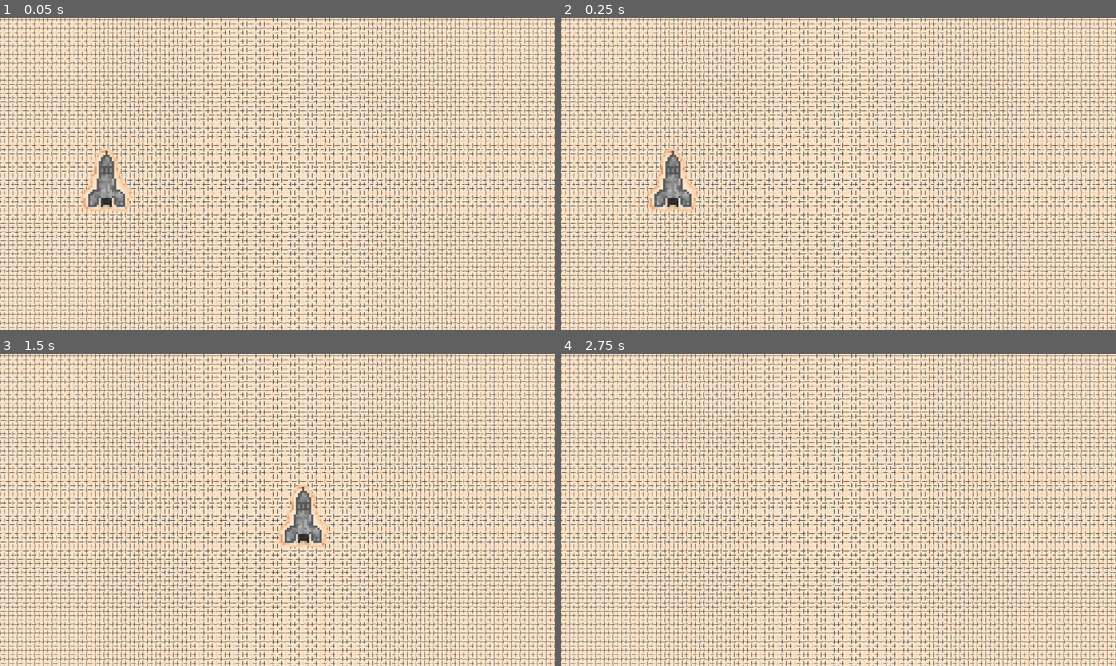
Above: before the commit, frames 1-4 (two rows, left to right).
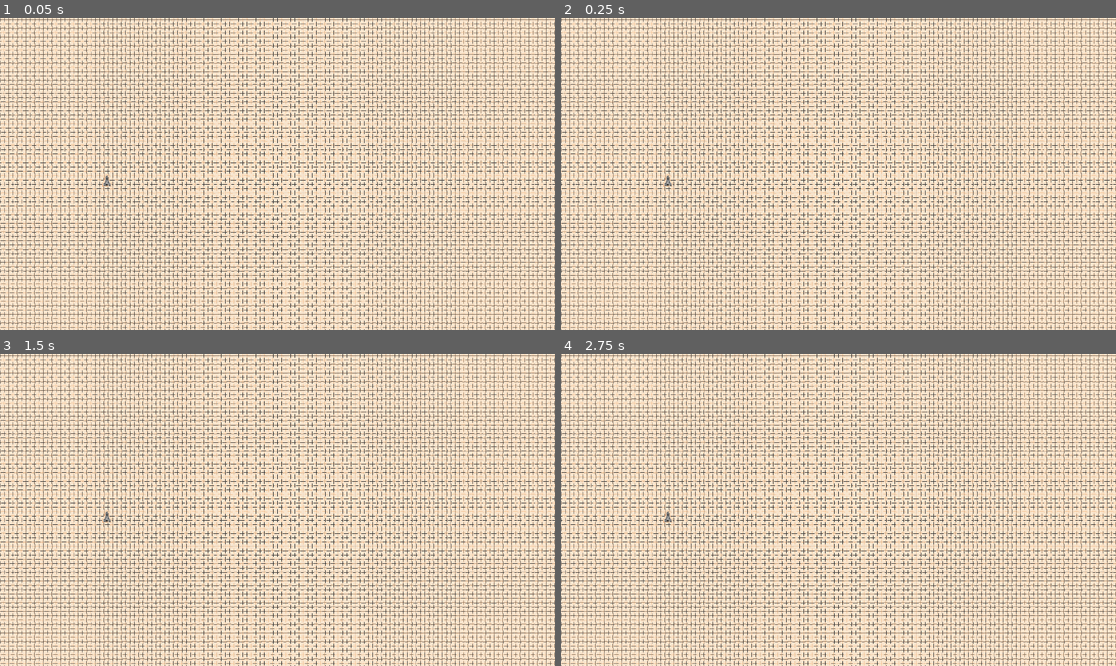
Above: after the commit, the same moments.

Repository: surgura/gamejam_tom_aart_jack_25_11_19
Game: Godot game, scene res://Main.tscn
The game is run twice, just before and just after one commit, with the same random seed, the same clock (stepped at 60 frames per second) and the same inputs.
Inputs:
- Up to frame 1 (0.05 s): no input
- Up to frame 2 (0.25 s): no input
- Up to frame 3 (1.5 s): no input
- Up to frame 4 (2.75 s): no input

The runs differ from the first frame. In frame 1, 1.0% of the frame differs, in the area x 14-24%, y 41-62%; in frame 2, 1.0%; in frame 3, 1.0%, in the area x 18-60%, y 41-62%; in frame 4, less than 0.1%.

Commit message:
gravity works

Diff:
--- a/FloatingObject.gd
+++ b/FloatingObject.gd
@@ -2,17 +2,9 @@
 
 class_name FloatingObject
 
-@export var MASS: float = 1.0
-
-var velocity = Vector2.ZERO
-
-# Called when the node enters the scene tree for the first time.
-func _ready() -> void:
-	pass # Replace with function body.
+var velocity = Vector2(0,0)
 
 
-# Called every frame. 'delta' is the elapsed time since the previous frame.
 func _physics_process(delta) -> void:
-	var gravity_f = Vector2(1.0, 0.0) * 10
-	velocity += gravity_f / MASS
+	velocity += GravitySystem.gravity_at(position) * delta
 	position += velocity * delta
--- /dev/null
+++ b/GravitySource.gd
@@ -0,0 +1,14 @@
+class_name GravitySource
+extends Node
+
+@export var mass := 1.0
+
+var root_position: Vector2:
+	get:
+		return get_parent().global_position
+
+func _enter_tree():
+	GravitySystem.register_source(self)
+
+func _exit_tree():
+	GravitySystem.unregister_source(self)
--- /dev/null
+++ b/GravitySystem.gd
@@ -0,0 +1,18 @@
+# Autoload this as a singleton
+extends Node
+
+@export var GRAVITY_CONSTANT: float = 50000
+
+var sources: Array[GravitySource] = []
+
+func register_source(s):
+	sources.append(s)
+
+func unregister_source(s):
+	sources.erase(s)
+
+func gravity_at(pos: Vector2) -> Vector2:
+	var force := Vector2.ZERO
+	for s in sources:
+		force += GRAVITY_CONSTANT * (s.root_position - pos).normalized() * s.mass / (s.root_position - pos).abs()
+	return force
--- a/Ship.tscn
+++ b/Ship.tscn
@@ -6,7 +6,6 @@
 [sub_resource type="CircleShape2D" id="CircleShape2D_h40nn"]
 
 [node name="Ship" type="Node2D"]
-scale = Vector2(5, 5)
 script = ExtResource("1_h40nn")
 
 [node name="Area2D" type="Area2D" parent="."]
--- a/project.godot
+++ b/project.godot
@@ -15,11 +15,14 @@
 config/features=PackedStringArray("4.5", "Forward Plus")
 config/icon="res://icon.svg"
 
+[autoload]
+
+GravitySystem="*res://GravitySystem.gd"
+
 [display]
 
 window/size/viewport_width=1920
 window/size/viewport_height=1080
-window/size/mode=2
 window/size/borderless=true
 
 [rendering]
Not shown, added: GravitySource.gd.uid
Not shown, added: GravitySystem.gd.uid
